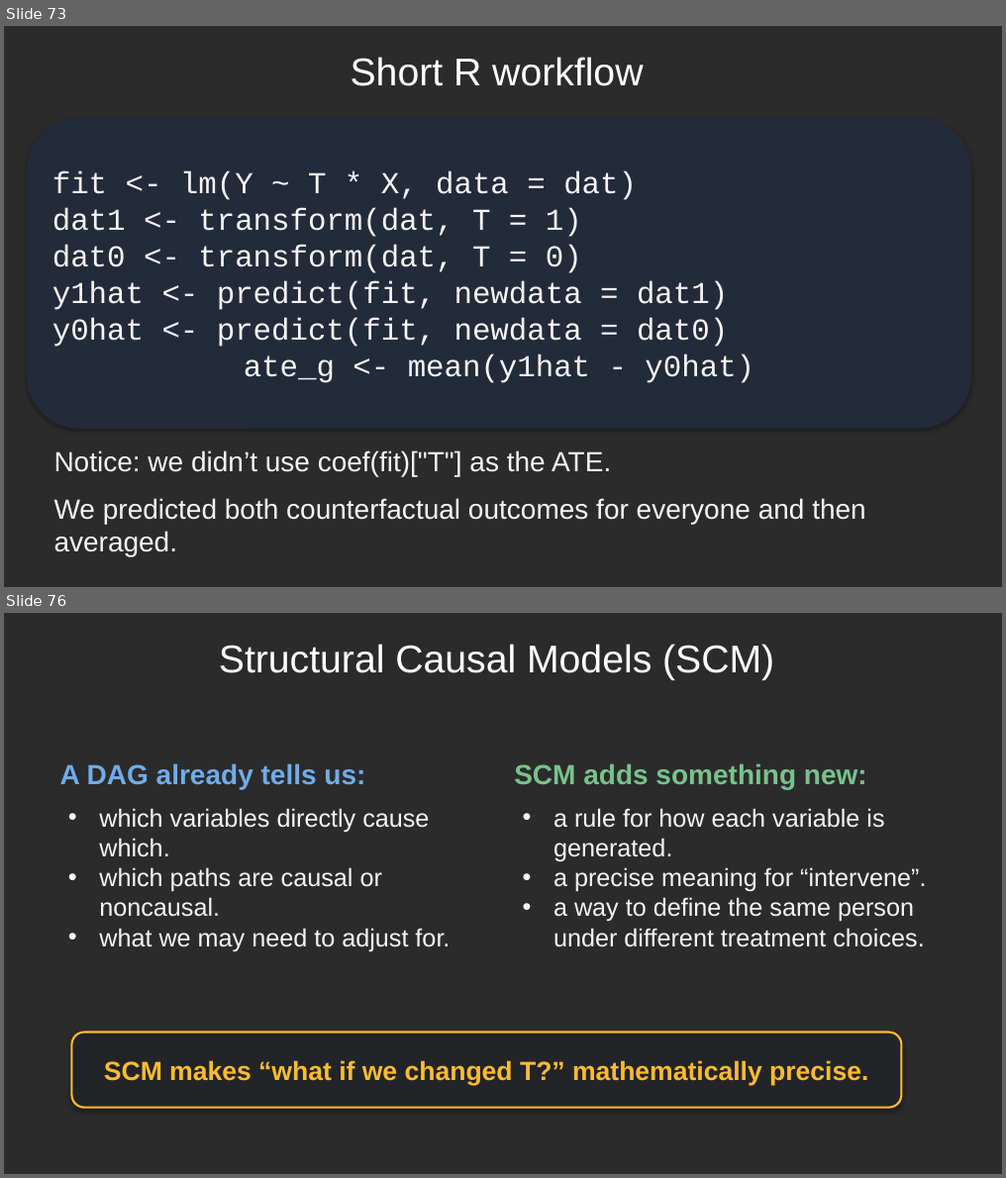
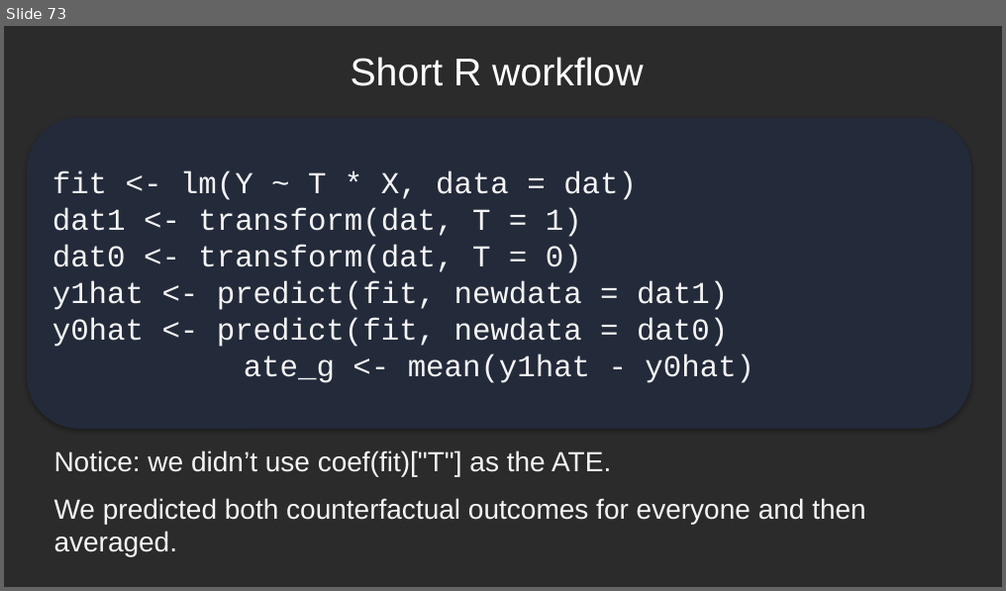
Before and after one commit to djghosh1123/STAT-7900-Causal-Analysis, a slide deck: Lectures/Lecture 4.pptx. Shown one above the other, each under a label of ours: slides 73 and 76 before the commit, slide 73 after it; the slides between them are not shown. The pictures are 1006x1178 and 1006x591 pixels, drawn with LibreOffice and Linux fonts; fonts in the diff are those of the drawing; background and template pictures are left out; a plain dark background stands for a picture behind light text. Boxes give left, top, right and bottom in pixels: in the first picture for what was removed or moved away, otherwise in the second. Text is boxed around its words. In the diff, an @@ line names an element or a change of style, - is before the commit and + after.

```diff
--- a/Lectures/Lecture 4.pptx
+++ b/Lectures/Lecture 4.pptx
@@ slide 76 removed at bbox=[4, 613, 1002, 1174], background picture (left out) @@
@@ text removed at bbox=[219, 644, 774, 680] @@
-Structural Causal Models (SCM)
@@ text removed at bbox=[60, 763, 365, 789] @@
-A DAG already tells us:
@@ text removed at bbox=[514, 763, 867, 789] @@
-SCM adds something new:
@@ text removed at bbox=[99, 808, 450, 952] @@
-• which variables directly cause which.
-• which paths are causal or noncausal.
-• what we may need to adjust for.
@@ text removed at bbox=[553, 808, 926, 948] @@
-• a rule for how each variable is generated.
-• a precise meaning for “intervene”.
-• a way to define the same person under different treatment choices.
@@ rounded rectangle removed at bbox=[72, 1032, 901, 1107] @@
-SCM makes “what if we changed T?” mathematically precise.
```
Also in this commit, not shown: 26 other slides removed, 3 other files.
